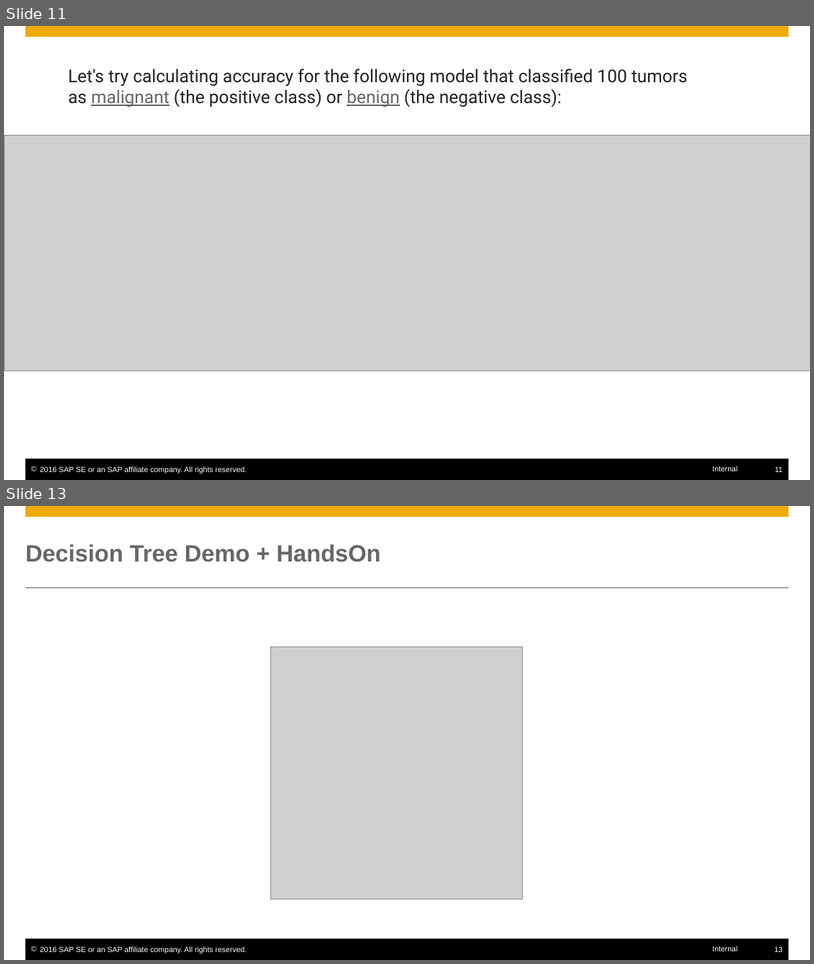
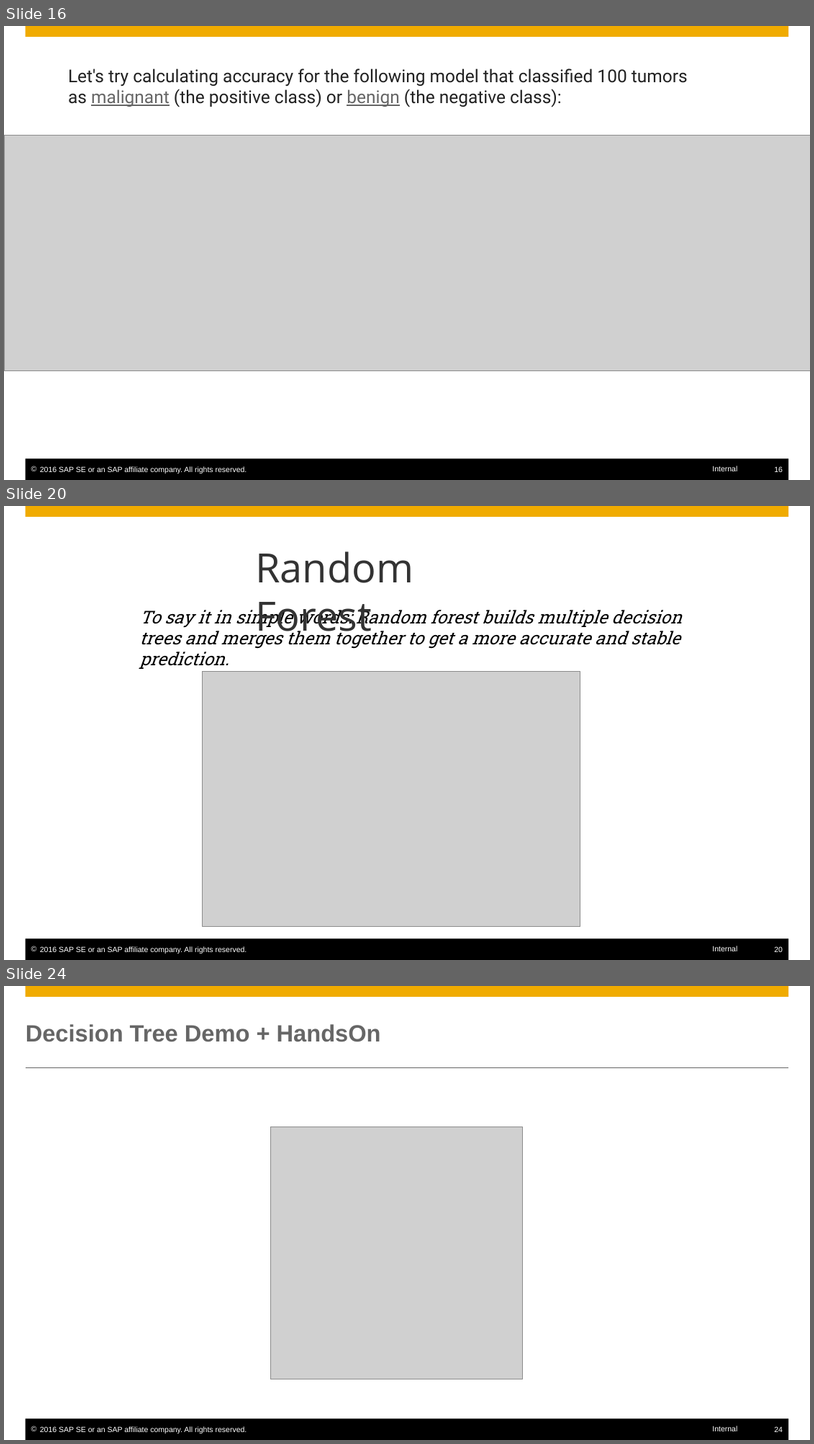
Before and after one commit to SherwinVarghese/Machine-Learning-TechknowSchool, a slide deck: modules/4. ML Algorithms/2. Classification/Classification_LR_DT.pptx. Shown one above the other, each under a label of ours: slides 11 and 13 before the commit, slides 16, 20 and 24 after it; the slides between them are not shown. The pictures are 814x964 and 814x1444 pixels, drawn with LibreOffice and Linux fonts; fonts in the diff are those of the drawing; grey boxes stand for pictures. Boxes give left, top, right and bottom in pixels: in the first picture for what was removed or moved away, otherwise in the second. Text is boxed around its words. In the diff, an @@ line names an element or a change of style, - is before the commit and + after.

```diff
--- a/modules/4. ML Algorithms/2. Classification/Classification_LR_DT.pptx
+++ b/modules/4. ML Algorithms/2. Classification/Classification_LR_DT.pptx
@@ slide 20 added at (4,506,810,960), background #FFFFFF; not listed: 6 template elements that a slide beside it also shows @@
@@ text added at (140,606,682,649), 21 pt, text #000000, italic @@
+To say it in simple words: Random forest builds multiple decision trees and merges them together to get a more accurate and stable prediction.
@@ text added at (356,606,478,628), 48 pt, text #333333 @@
+Random Forest
@@ picture added at (202,671,580,926) @@
@@ what was slide 11 is now slide 16 @@
@@ page number at (774,466,783,472): text changed @@
-11
+16
@@ what was slide 13 is now slide 24 @@
@@ page number at (774,1426,783,1432): text changed @@
-13
+24
```
Also in this commit, not shown: 3 slides changed, 10 other slides added.
